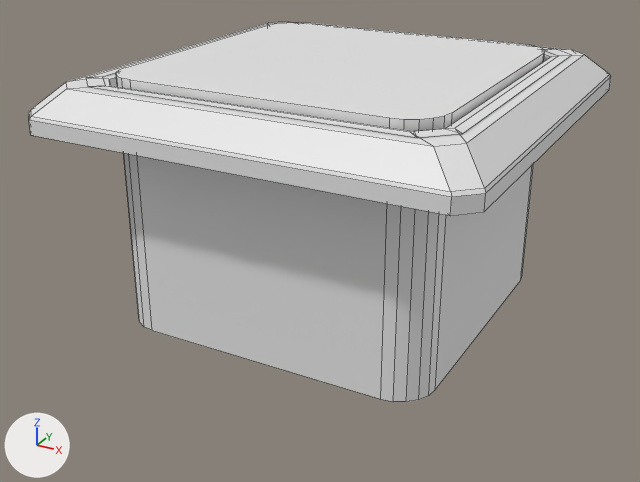
What one commit did to the FBX model Assets/Models/Sprungplatte.fbx.
Before and after are seen from a camera (50 mm lens) standing at (11.07, -21.34, 10.46) and looking at (-0.35, -0.59, 0.08). Lighting does not change. The marker at lower left points along +X, +Y and +Z. Mesh edges are drawn as thin lines. Where no turn or scale is listed for an object, it has been applied to the vertices.
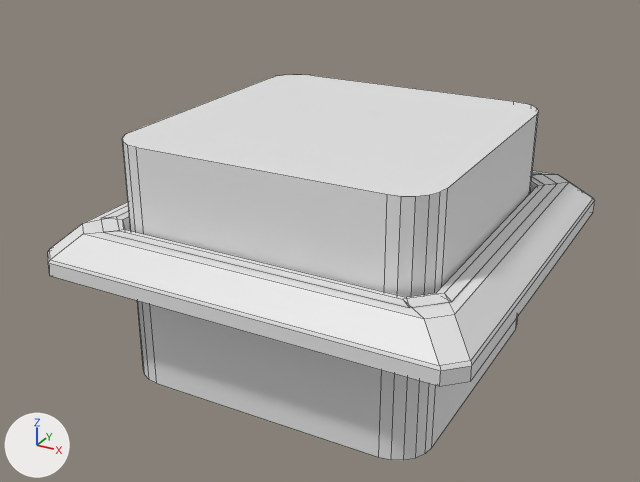
The change, as a diff of the scene's bpy script:
```diff
--- a/Assets/Models/Sprungplatte.fbx.py
+++ b/Assets/Models/Sprungplatte.fbx.py
@@ ob_cube @@
 ob_cube = bpy.data.objects.new('Cube', me_mesh)
-ob_cube.location = (0.0, 0.0, 3.9)
+ob_cube.location = (0.0, 0.0, 0.0)
@@ ob_cube_001 @@
 ob_cube_001 = bpy.data.objects.new('Cube.001', me_cube)
-ob_cube_001.location = (0.0, 0.0, 1.74)
+ob_cube_001.location = (0.0, 0.0, 0.0)
```

Where the change shows, as pixel boxes (x1, y1, x2, y2) in the pictures (640 x 482 px):
'Cube.001', moved: before (116, 23, 545, 402); after (122, 75, 539, 460)
'Cube', moved: before (29, 22, 611, 216); after (48, 171, 595, 386)
